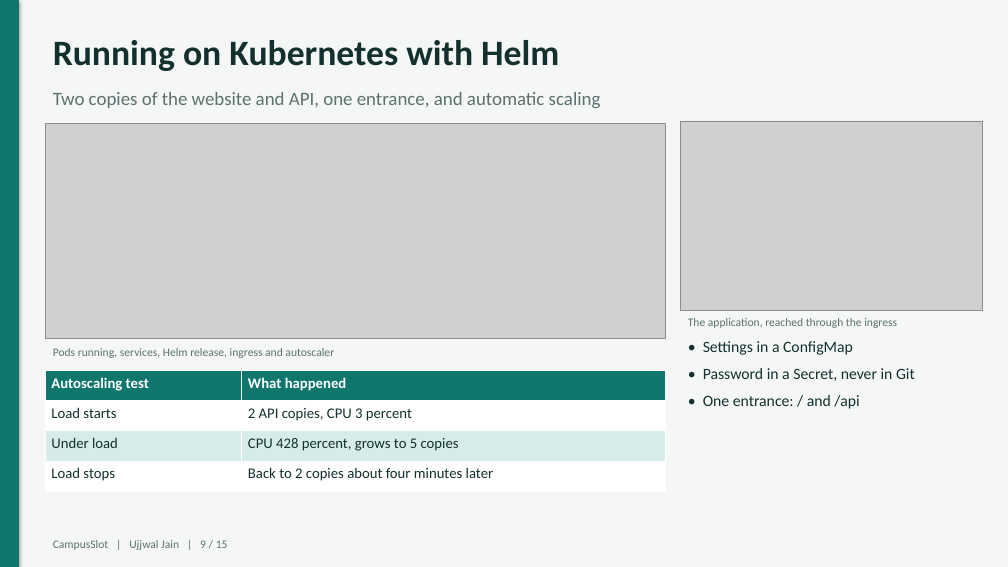
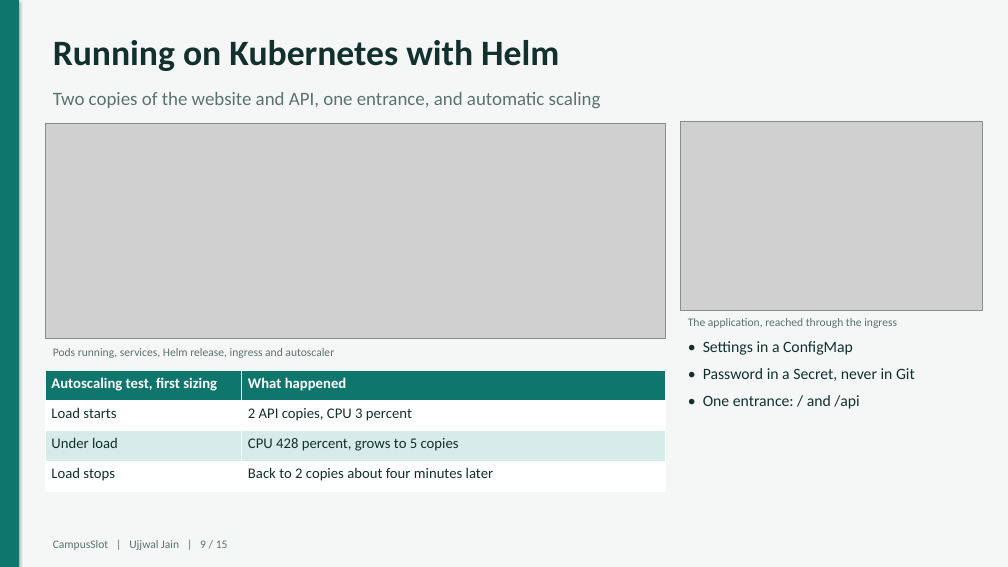
Before and after one commit to Ujjwaljain16/campusslot, a slide deck: slide 9 of docs/presentation/CampusSlot-final-presentation.pptx. Drawn at 1008x567 pixels with LibreOffice and Linux fonts; fonts in the diff are those of the drawing; grey boxes stand for pictures. Boxes give left, top, right and bottom in pixels: in the first picture for what was removed or moved away, otherwise in the second. Text is boxed around its words. In the diff, an @@ line names an element or a change of style, - is before the commit and + after.

```diff
--- a/docs/presentation/CampusSlot-final-presentation.pptx
+++ b/docs/presentation/CampusSlot-final-presentation.pptx
@@ table at (45,371,665,492) @@
-row 1, column 1: Autoscaling test
+row 1, column 1: Autoscaling test, first sizing
```
Also in this commit, not shown: 4 other slides changed, 10 other files.
